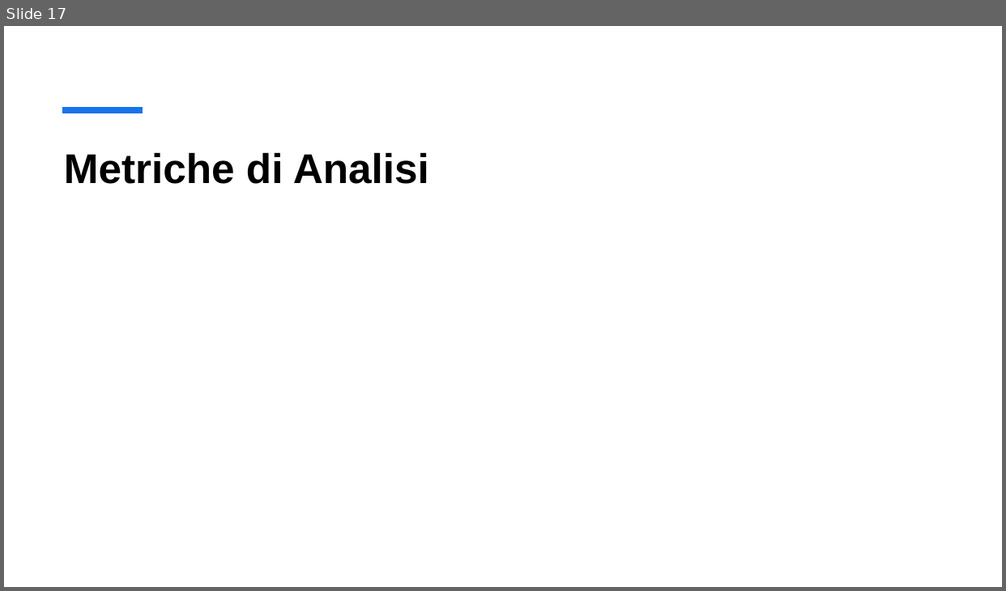
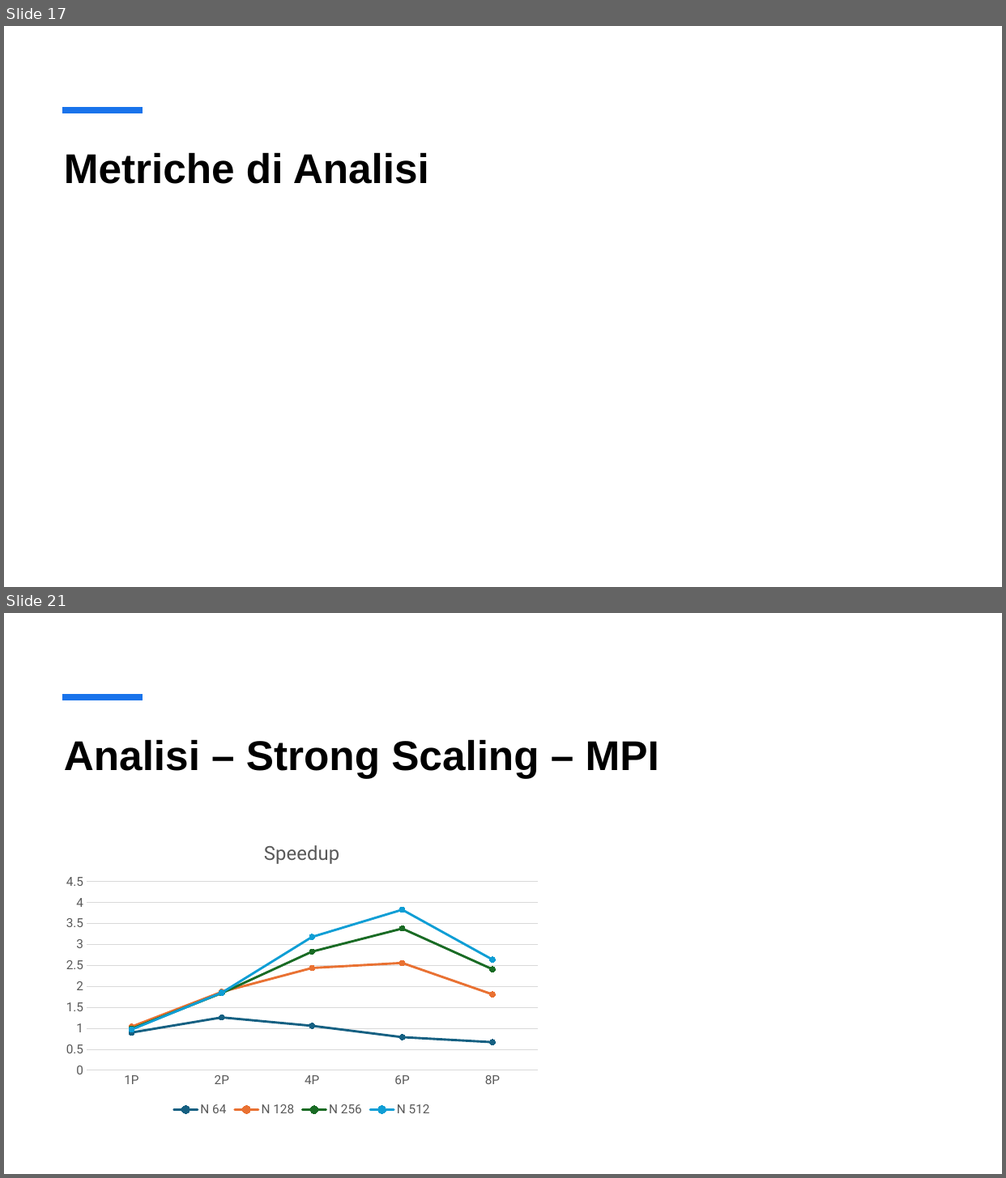
Before and after one commit to Gasspire/appunti-universita, a slide deck: Secondo Semestre/principi_prog_parallela/Codici/Progetto/Simulazione della Diffusione del Calore 2D.pptx. Shown one above the other, each under a label of ours: slide 17 before the commit, slides 17 and 21 after it; the slides between them are not shown. The pictures are 1006x591 and 1006x1178 pixels, drawn with LibreOffice and Linux fonts; fonts in the diff are those of the drawing; grey boxes stand for pictures. Boxes give left, top, right and bottom in pixels: in the first picture for what was removed or moved away, otherwise in the second. Text is boxed around its words. In the diff, an @@ line names an element or a change of style, - is before the commit and + after.

```diff
--- a/Secondo Semestre/principi_prog_parallela/Codici/Progetto/Simulazione della Diffusione del Calore 2D.pptx
+++ b/Secondo Semestre/principi_prog_parallela/Codici/Progetto/Simulazione della Diffusione del Calore 2D.pptx
@@ slide 21 added at [4, 613, 1002, 1174], background #FFFFFF; not listed: 1 template element that a slide beside it also shows @@
@@ title added at [64, 739, 659, 778], 40 pt, text #000000, bold @@
+Analisi – Strong Scaling – MPI
@@ line chart added at [57, 828, 548, 1121] @@
+title "Speedup "
+categories: 1P, 2P, 4P, 6P, 8P
+N 64: 0.9, 1.3, 1.1, 0.8, 0.7
+N 128: 1, 1.9, 2.4, 2.6, 1.8
+N 256: 1, 1.8, 2.8, 3.4, 2.4
+N 512: 1, 1.9, 3.2, 3.8, 2.6
```
Also in this commit, not shown: 1 slide changed, 3 other slides added, 5 other files.
